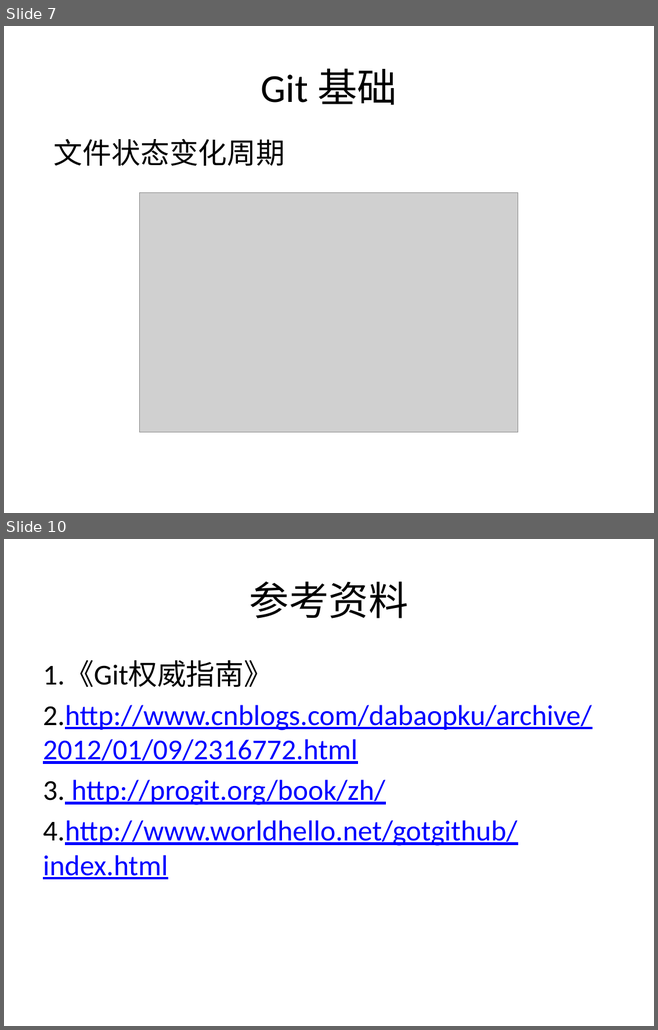
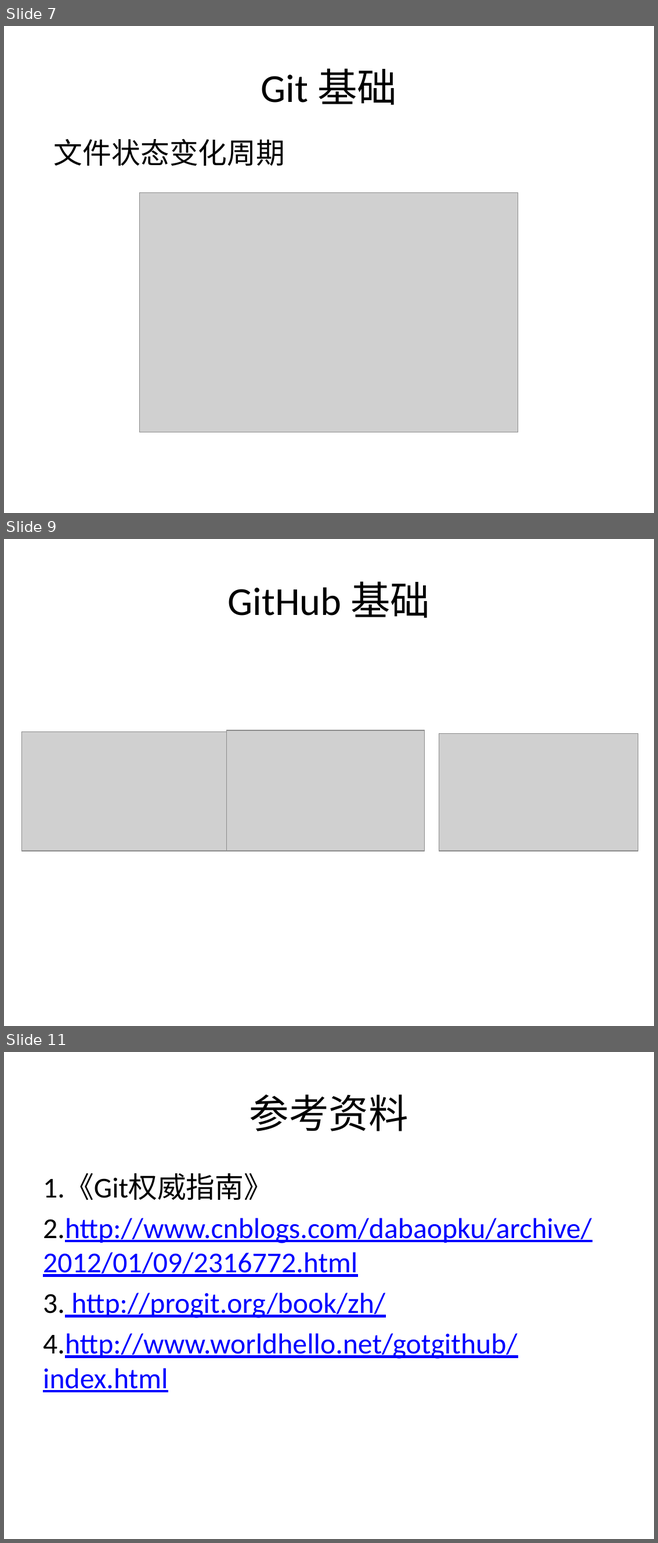
Before and after one commit to lftong/tong-doc, a slide deck: Git_Primer.pptx. Shown one above the other, each under a label of ours: slides 7 and 10 before the commit, slides 7, 9 and 11 after it; the slides between them are not shown. The pictures are 658x1030 and 658x1543 pixels, drawn with LibreOffice and Linux fonts; fonts in the diff are those of the drawing; grey boxes stand for pictures. Boxes give left, top, right and bottom in pixels: in the first picture for what was removed or moved away, otherwise in the second. Text is boxed around its words. In the diff, an @@ line names an element or a change of style, - is before the commit and + after.

```diff
--- a/Git_Primer.pptx
+++ b/Git_Primer.pptx
@@ slide 9 added at (4,539,654,1026), background #FFFFFF @@
@@ title added at (227,581,430,618), 44 pt, text #000000 @@
+GitHub 基础
@@ picture added at (22,732,227,851) @@
@@ picture added at (227,730,425,852) @@
@@ picture added at (438,733,638,851) @@
@@ what was slide 10 is now slide 11 @@
```
Also in this commit, not shown: 3 slides changed.
